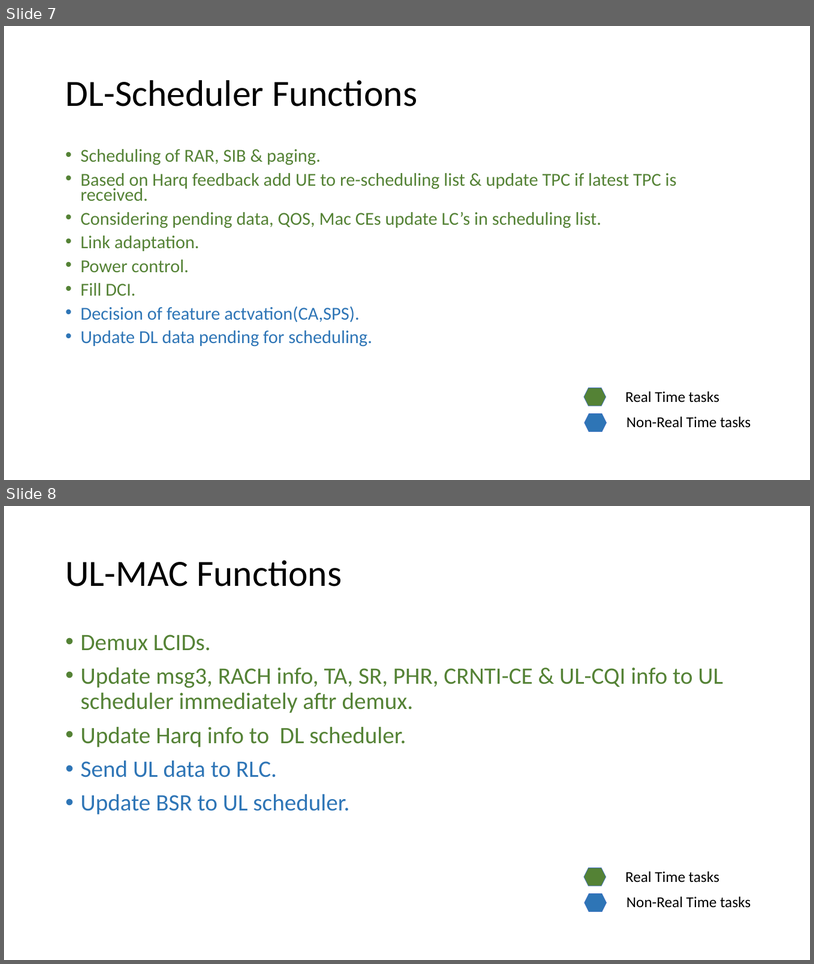
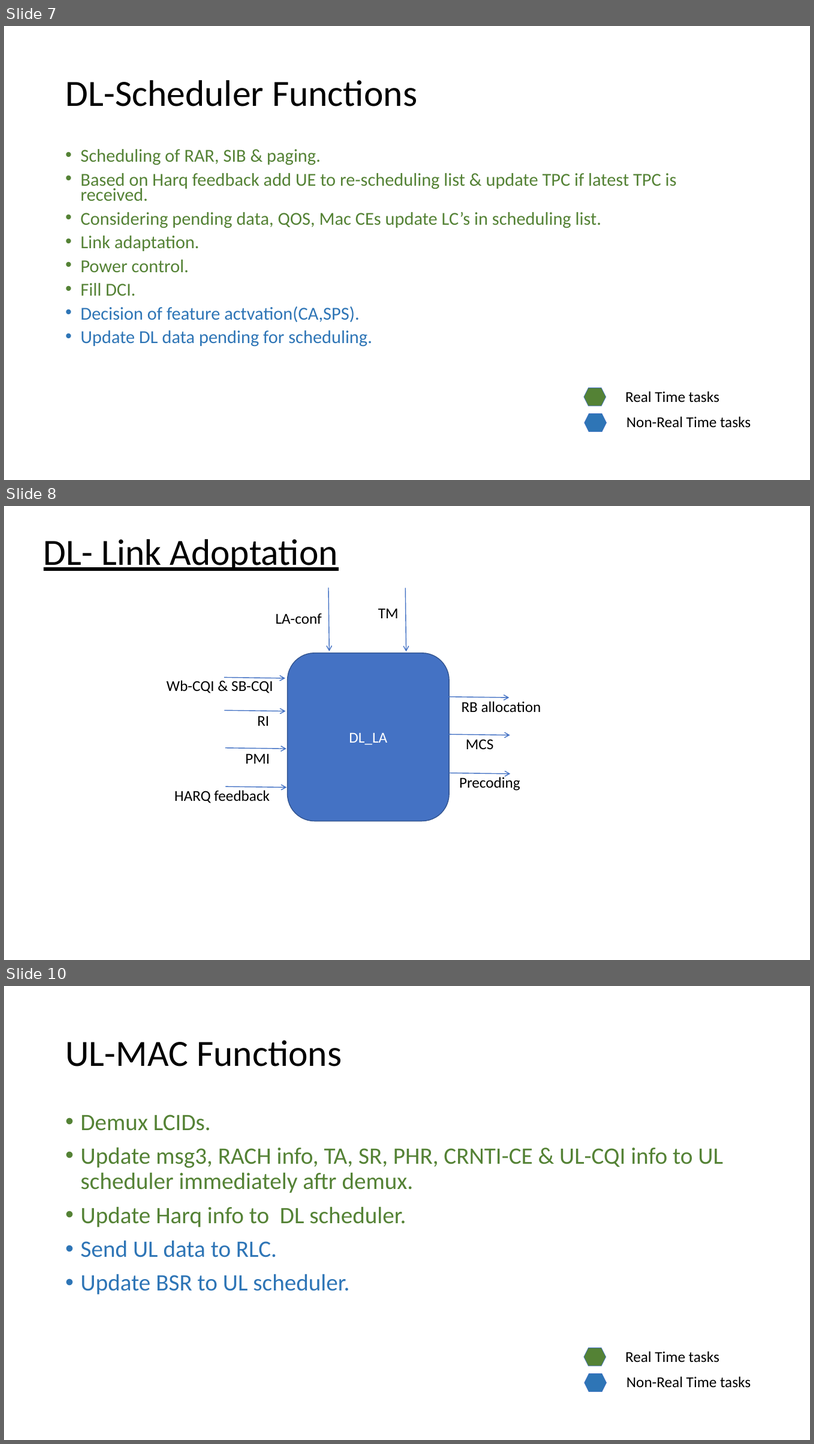
Before and after one commit to BharathTS007/openLteMac, a slide deck: Doc/openlte_MAC_ARCH_.pptx. Shown one above the other, each under a label of ours: slides 7 and 8 before the commit, slides 7, 8 and 10 after it; the slides between them are not shown. The pictures are 814x964 and 814x1444 pixels, drawn with LibreOffice and Linux fonts; fonts in the diff are those of the drawing. Boxes give left, top, right and bottom in pixels: in the first picture for what was removed or moved away, otherwise in the second. Text is boxed around its words. In the diff, an @@ line names an element or a change of style, - is before the commit and + after.

Commit message:
[framework] adding openLteMac files document
Change description:
   1. Added document DL & UL Link adoptation functionality.

```diff
--- a/Doc/openlte_MAC_ARCH_.pptx
+++ b/Doc/openlte_MAC_ARCH_.pptx
@@ slide 8 added at [4, 506, 810, 960], background #FFFFFF @@
@@ title added at [44, 539, 338, 571], 44 pt, text #000000, underline @@
+DL- Link Adoptation
@@ arrow added from (329, 588) to (329, 651), #4472C4 1 pt @@
@@ arrow added from (405, 588) to (406, 651), #4472C4 1 pt @@
@@ text added at [276, 613, 322, 624], 18 pt, text #000000 @@
+LA-conf
@@ text added at [378, 608, 399, 618], 18 pt, text #000000 @@
+TM
@@ rounded rectangle added at [288, 653, 449, 821], fill #4472C4, outline #325491 1 pt, 18 pt, text #FFFFFF @@
+DL_LA
@@ text added at [167, 680, 273, 693], 18 pt, text #000000 @@
+Wb-CQI & SB-CQI
@@ arrow added from (224, 677) to (285, 678), #4472C4 1 pt @@
@@ arrow added from (449, 697) to (510, 697), #4472C4 1 pt @@
@@ text added at [462, 700, 542, 712], 18 pt, text #000000 @@
+RB allocation
@@ arrow added from (225, 711) to (286, 711), #4472C4 1 pt @@
@@ text added at [257, 715, 269, 726], 18 pt, text #000000 @@
+RI
@@ arrow added from (449, 734) to (510, 735), #4472C4 1 pt @@
@@ text added at [466, 739, 494, 749], 18 pt, text #000000 @@
+MCS
@@ arrow added from (225, 748) to (287, 748), #4472C4 1 pt @@
@@ text added at [245, 753, 270, 763], 18 pt, text #000000 @@
+PMI
@@ arrow added from (449, 773) to (511, 774), #4472C4 1 pt @@
@@ text added at [459, 775, 521, 790], 18 pt, text #000000 @@
+Precoding
@@ text added at [174, 790, 270, 803], 18 pt, text #000000 @@
+HARQ feedback
@@ arrow added from (225, 786) to (287, 787), #4472C4 1 pt @@
@@ what was slide 8 is now slide 10 @@
```
Also in this commit, not shown: 2 other slides added.
